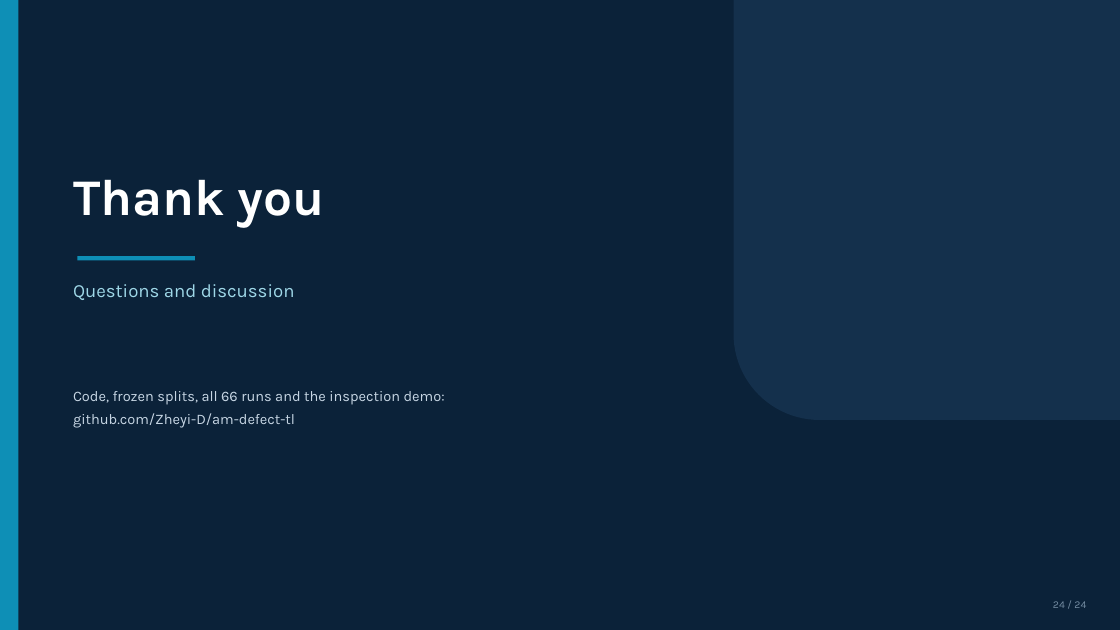
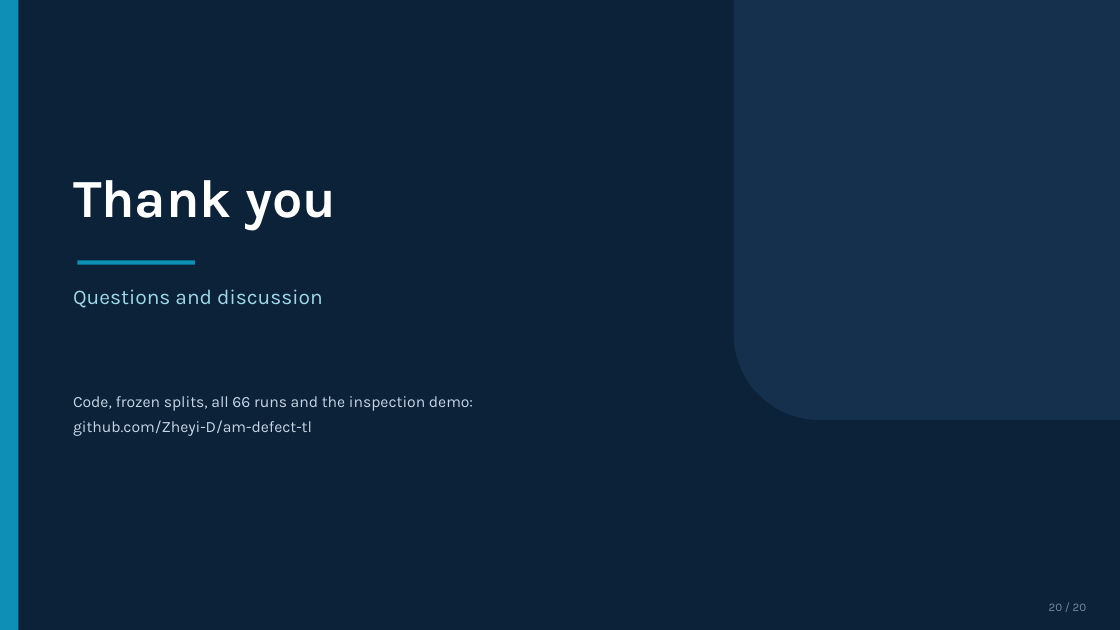
Before and after one commit to Zheyi-D/am-defect-tl, a slide deck: slide 20 of reports/slides_draft.pptx (slide 24 before the commit). Drawn at 1120x630 pixels with LibreOffice and Linux fonts; fonts in the diff are those of the drawing. Boxes give left, top, right and bottom in pixels: in the first picture for what was removed or moved away, otherwise in the second. Text is boxed around its words. In the diff, an @@ line names an element or a change of style, - is before the commit and + after.

```diff
--- a/reports/slides_draft.pptx
+++ b/reports/slides_draft.pptx
@@ text "Thank you" at [73,180,336,230]: size 44 to 46 pt @@
@@ rectangle: place and size @@
-rectangle at [77,256,195,260]
+rectangle at [77,260,195,265]
@@ text "Questions and discussion" at [73,289,323,308]: size 16 to 18 pt @@
@@ text "Code, frozen splits, all 66 ..." at [73,396,473,436]: size 12.5 to 13.5 pt @@
@@ text at [1049,603,1087,611]: text changed; size 9 to 10 pt @@
-24 / 24
+20 / 20
```
Also in this commit, not shown: 15 other slides changed, 4 slides added, 8 slides removed, 2 other files.
